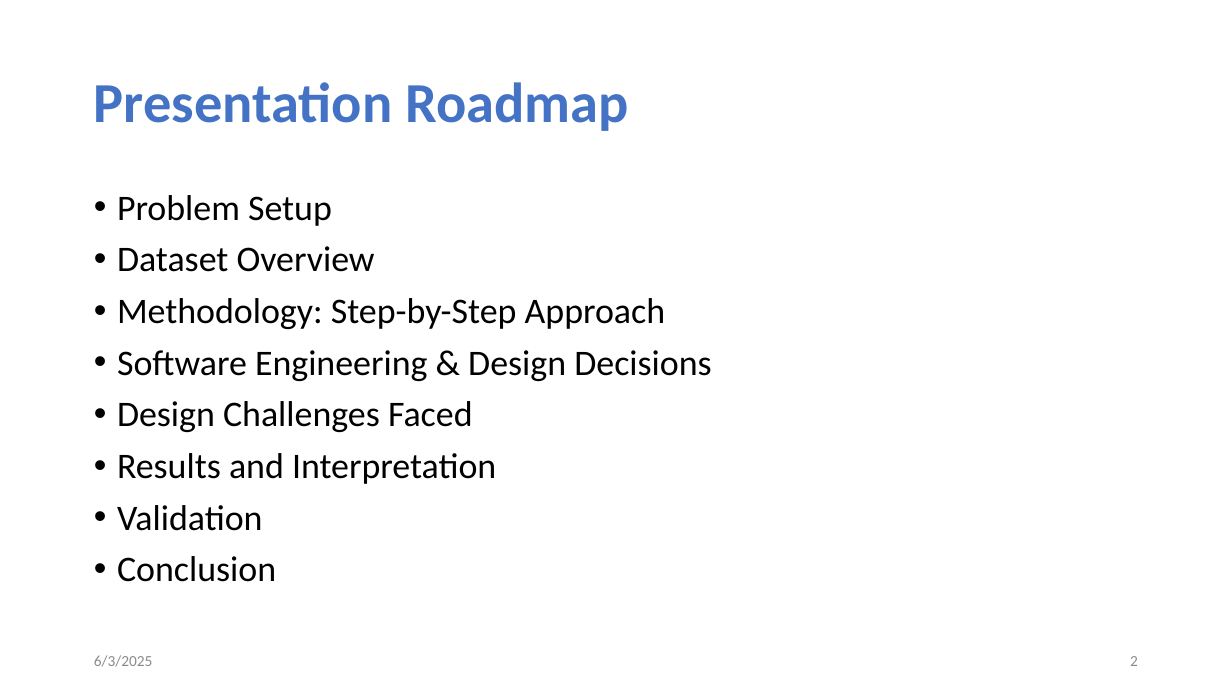
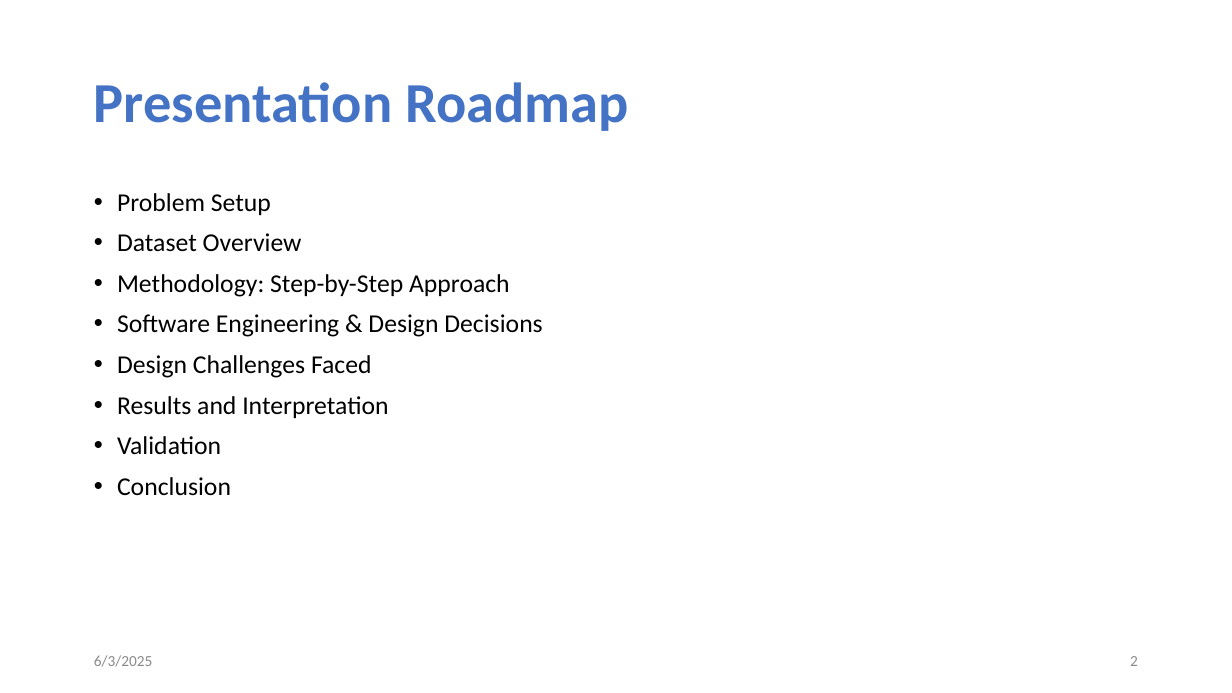
Before and after one commit to tanjilaahmed2/cesnet-anomaly-detection, a slide deck: slide 2 of LBNL Panel Interview_Tanjila.pptm. Drawn at 1232x693 pixels with LibreOffice and Linux fonts; fonts in the diff are those of the drawing. Boxes give left, top, right and bottom in pixels: in the first picture for what was removed or moved away, otherwise in the second. Text is boxed around its words. In the diff, an @@ line names an element or a change of style, - is before the commit and + after.

```diff
--- a/LBNL Panel Interview_Tanjila.pptm
+++ b/LBNL Panel Interview_Tanjila.pptm
@@ text "Problem Setup" at box(117, 193, 542, 495): size 28 to 20 pt @@
```
Also in this commit, not shown: 11 other slides changed, 1 slide removed.
